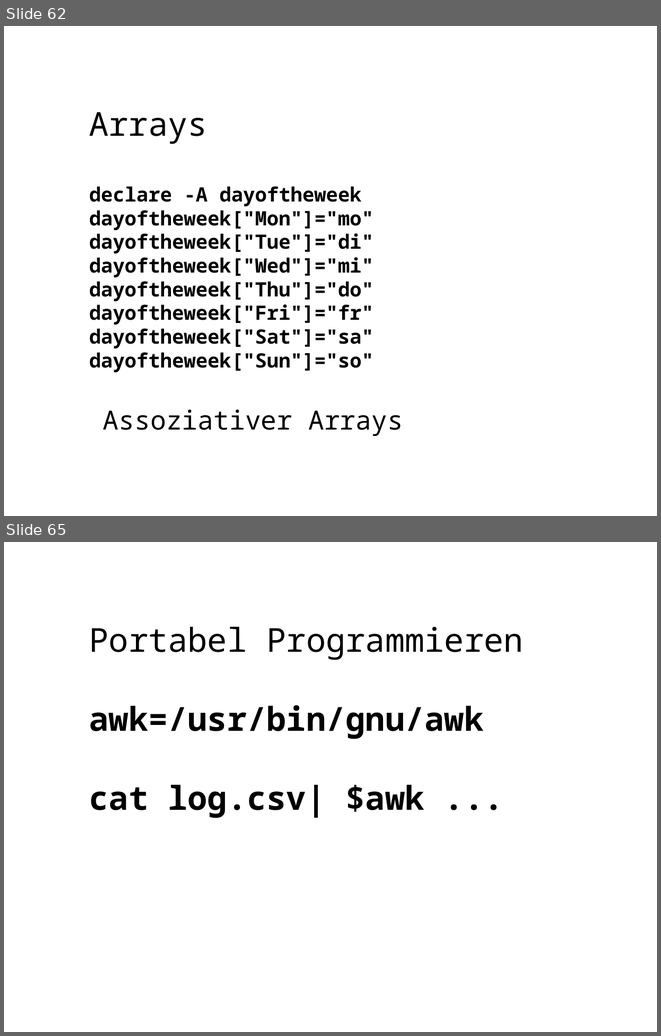
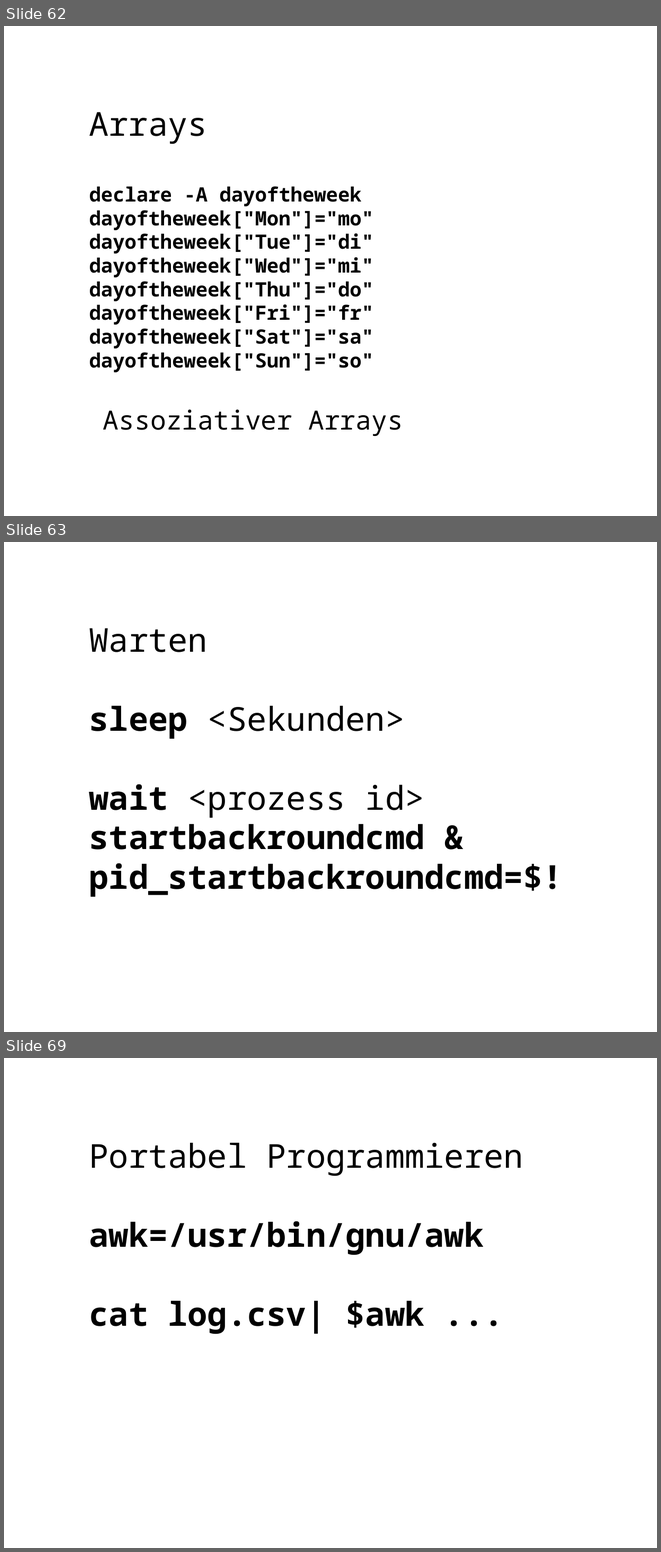
Before and after one commit to koospal/docker, a slide deck: bash/2019-bashing.odp. Shown one above the other, each under a label of ours: slides 62 and 65 before the commit, slides 62, 63 and 69 after it; the slides between them are not shown. The pictures are 661x1036 and 661x1552 pixels, drawn with LibreOffice and Linux fonts; fonts in the diff are those of the drawing; background and template pictures are left out. Boxes give left, top, right and bottom in pixels: in the first picture for what was removed or moved away, otherwise in the second. Text is boxed around its words. In the diff, an @@ line names an element or a change of style, - is before the commit and + after.

```diff
--- a/bash/2019-bashing.odp
+++ b/bash/2019-bashing.odp
@@ slide 63 added at box(4, 542, 657, 1032), background picture (left out) @@
@@ text added at box(89, 628, 563, 897), 40 pt, text #000000, bold @@
+Warten
+sleep <Sekunden>
+wait <prozess id>
+startbackroundcmd &
+pid_startbackroundcmd=$!
@@ what was slide 65 is now slide 69 @@
```
Also in this commit, not shown: 7 slides changed, 5 other slides added.
